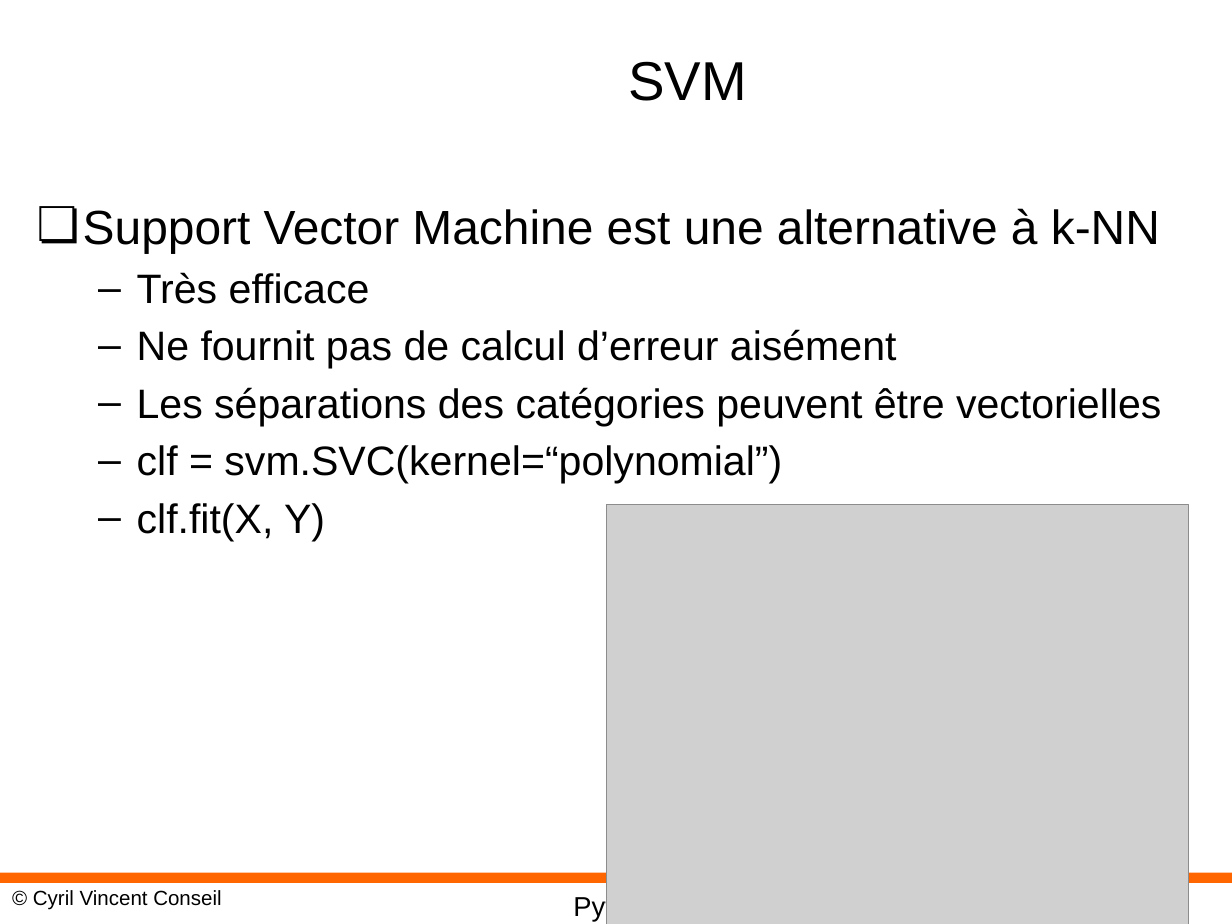
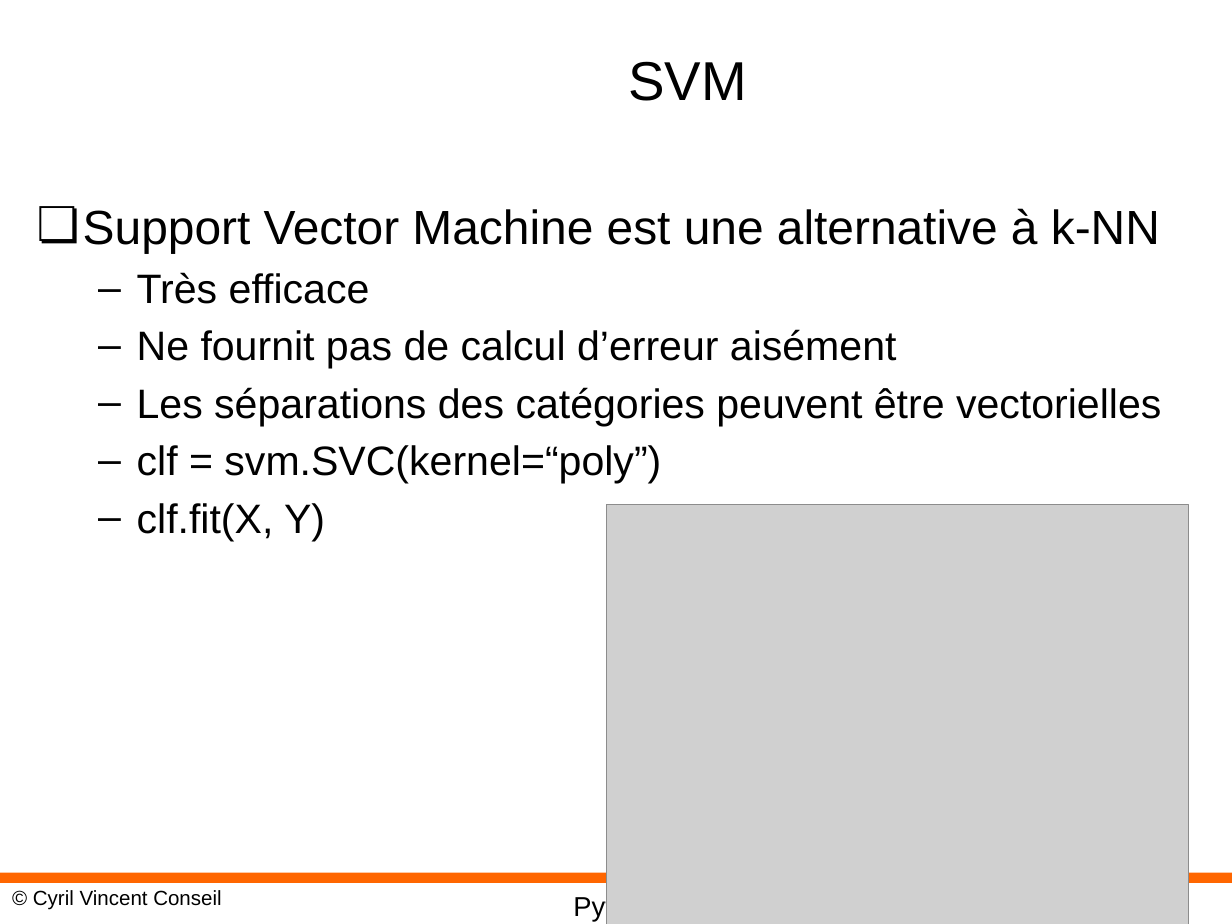
Before and after one commit to cyrilvincent/ML, a slide deck: slide 16 of PPT/MachineLearning15-RandomForest.pptx. Drawn at 1232x924 pixels with LibreOffice and Linux fonts; fonts in the diff are those of the drawing; grey boxes stand for pictures; background and template pictures are left out. Boxes give left, top, right and bottom in pixels: in the first picture for what was removed or moved away, otherwise in the second. Text is boxed around its words. In the diff, an @@ line names an element or a change of style, - is before the commit and + after.

```diff
--- a/PPT/MachineLearning15-RandomForest.pptx
+++ b/PPT/MachineLearning15-RandomForest.pptx
@@ text at bbox=[137, 445, 661, 484]: text changed @@
-  – clf = svm.SVC(kernel=“polynomial”)
+  – clf = svm.SVC(kernel=“poly”)
```
Also in this commit, not shown: 1 other slide changed, 19 other files.
